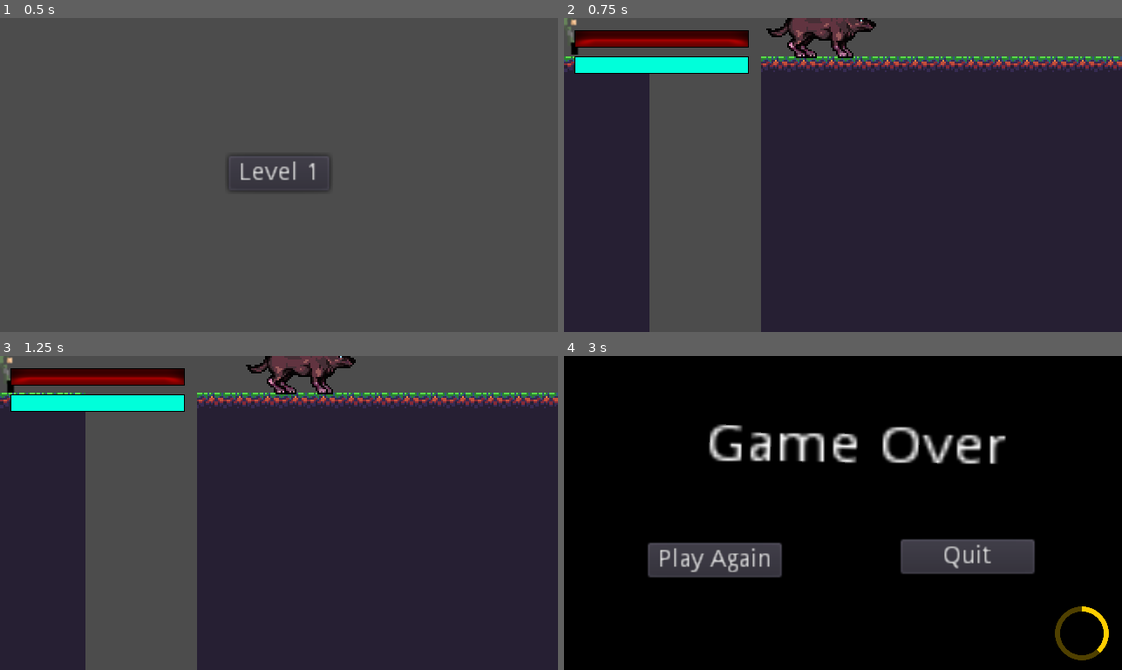
Above: before the commit, frames 1-4 (two rows, left to right).
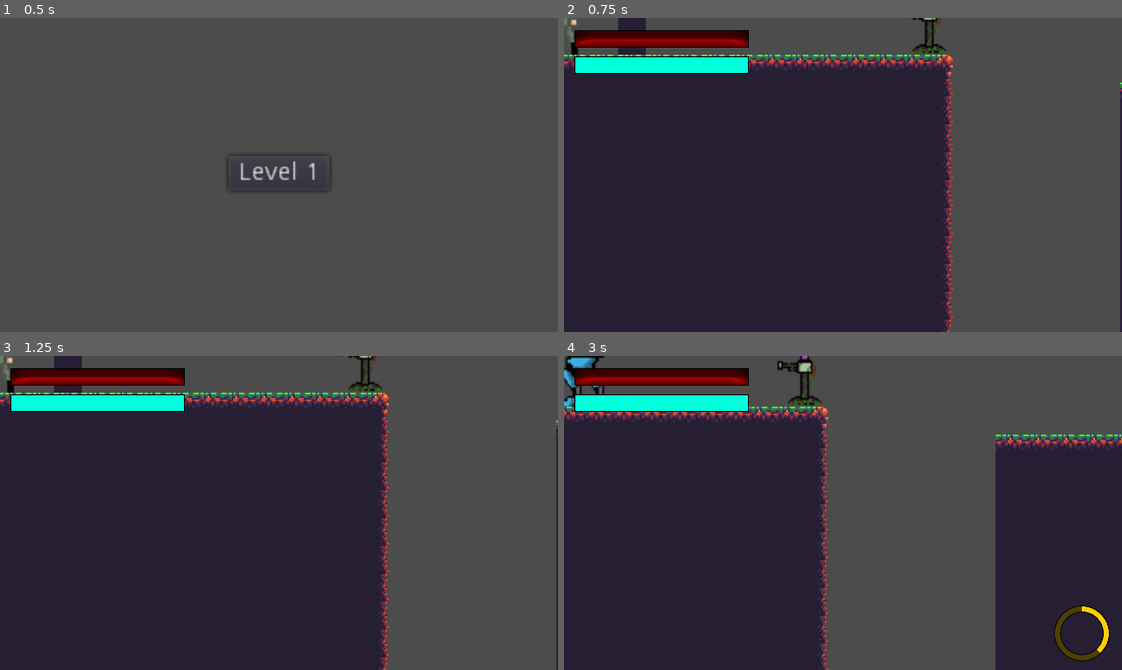
Above: after the commit, the same moments.

Repository: Zoofule/COM_419
Game: Godot game, scene res://Levels/MainScene.tscn
Two runs of this game, one before a commit and one after it. Both use one fixed random seed, a clock stepped at 60 frames per second and the inputs below.
Inputs (mouse positions are in pixels of both pictures, inside the frame that each line leads up to):
- Up to frame 1 (0.5 s): no input
- Up to frame 2 (0.75 s): click "Level 1" at 0.5 s
- Up to frame 3 (1.25 s): no input
- Up to frame 4 (3 s): move the mouse to (965, 497) at 1.27 s; hold Shift (Run) 1.28-2.03 s; hold Right (ui_right) 1.28-2.78 s; click (965, 497) at 1.42 s; tap Up (ui_up) at 1.52, 2.27 s; move the mouse to (731, 528) at 2.02 s; tap Z (attack) at 2.1 s; click (731, 528) at 2.17 s; move the mouse to (898, 443) at 2.77 s; hold Left (ui_left) from 2.78 s (still down); hold X (toggle) from 2.78 s (still down); click (898, 443) at 2.92 s

Frame 1 is identical in both runs. In frame 2, 47% of the frame differs, in the area x 0-100%, y 0-100%; in frame 3, 47%; in frame 4, 95%.

Commit message:
Turret first demo
Turret, only shots in one direction

Diff:
--- a/Levels/StageOne.tscn
+++ b/Levels/StageOne.tscn
@@ -7,6 +7,7 @@
 [ext_resource path="res://prefab/wolf.tscn" type="PackedScene" id=5]
 [ext_resource path="res://prefab/StoneGolem.tscn" type="PackedScene" id=6]
 [ext_resource path="res://prefab/ChargePickup.tscn" type="PackedScene" id=7]
+[ext_resource path="res://prefab/Turret.tscn" type="PackedScene" id=8]
 
 [sub_resource type="RectangleShape2D" id=1]
 extents = Vector2( 1100, 70 )
@@ -20,7 +21,7 @@
 show_collision = true
 collision_mask = 2
 format = 1
-tile_data = PoolIntArray( -589805, 1073741824, 65546, -58980 …(1741 unchanged characters)… 073741824, 11, -262115, 1073741824, 12, 131094, 0, 10, 131095, 0, 11, 131096, 0, …(18695 unchanged characters)…
+tile_data = PoolIntArray( -589805, 1073741824, 65546, -58980 …(1741 unchanged characters)… 073741824, 11, -262115, 1073741824, 12, 48, 0, 65547, 65584, 0, 65547, 131094, 0, 10, 131095, 0, 11, 131096, 0, …(18695 unchanged characters)…
 
 [node name="deathPit" type="Area2D" parent="."]
 collision_layer = 0
@@ -39,10 +40,10 @@
 position = Vector2( 1680, 24 )
 
 [node name="StoneGolem" parent="enemies" instance=ExtResource( 6 )]
-position = Vector2( 1086, 36 )
+position = Vector2( 1136, 38 )
 
 [node name="player" parent="." instance=ExtResource( 1 )]
-position = Vector2( 1279, 17 )
+position = Vector2( 737, 7 )
 
 [node name="HealthPickup" parent="." instance=ExtResource( 3 )]
 position = Vector2( 577, 14 )
@@ -50,4 +51,7 @@
 [node name="ChargePickup" parent="." instance=ExtResource( 7 )]
 position = Vector2( 526, 14 )
 
+[node name="Turret" parent="." instance=ExtResource( 8 )]
+position = Vector2( 944, 16 )
+
 [connection signal="area_entered" from="deathPit" to="player" method="death"]
--- /dev/null
+++ b/prefab/Turret.gd
@@ -0,0 +1,47 @@
+extends StaticBody2D
+
+signal startTimer()
+
+export var rotateSpeed := 90.0
+onready var ray = $pointer/RayCast2D
+onready var pointer = $pointer
+onready var shotPosition = $pointer/Position2D
+onready var shotTimer = $shotTimer
+onready var animationPlayer = $AnimationPlayer
+onready var searchSprite = $SearchingSprite
+onready var alertSprite = $AlertSprite
+onready var turretShot = preload("res://prefab/TurretShot.tscn")
+var canShoot = true
+
+func _ready():
+	animationPlayer.play("TurretSearch")
+
+func _process(delta):
+	#pointer.rotation_degrees += rotateSpeed * delta
+	if ray.is_colliding():
+		if ray.get_collider().is_in_group("Player"):
+			if canShoot:
+				if animationPlayer.current_animation != "TurretAlert":
+					animationPlayer.play("TurretAlert")
+					alertSprite.show()
+					searchSprite.hide()
+		elif animationPlayer.current_animation == "TurretAlert":
+			animationPlayer.play("TurretSearch")
+			alertSprite.hide()
+			searchSprite.show()
+
+
+func shoot():
+	var temp = turretShot.instance()
+	add_child(temp)
+	temp.global_position = shotPosition.global_position
+	temp.rotation_degrees = ray.rotation_degrees
+	temp._set_direction(-1)
+	canShoot = false
+	emit_signal("startTimer")
+
+
+
+
+func _on_shotTimer_timeout():
+	canShoot = true
--- /dev/null
+++ b/prefab/Turret.tscn
@@ -0,0 +1,153 @@
+[gd_scene load_steps=8 format=2]
+
+[ext_resource path="res://textures/Sentry_alert.png" type="Texture" id=1]
+[ext_resource path="res://textures/Sentry_searching.png" type="Texture" id=2]
+[ext_resource path="res://prefab/Turret.gd" type="Script" id=3]
+
+[sub_resource type="RectangleShape2D" id=1]
+extents = Vector2( 11.5, 15 )
+
+[sub_resource type="Animation" id=2]
+length = 0.001
+tracks/0/type = "value"
+tracks/0/path = NodePath("AlertSprite:hframes")
+tracks/0/interp = 1
+tracks/0/loop_wrap = true
+tracks/0/imported = false
+tracks/0/enabled = true
+tracks/0/keys = {
+"times": PoolRealArray( 0 ),
+"transitions": PoolRealArray( 1 ),
+"update": 0,
+"values": [ 3 ]
+}
+tracks/1/type = "value"
+tracks/1/path = NodePath("AlertSprite:frame")
+tracks/1/interp = 1
+tracks/1/loop_wrap = true
+tracks/1/imported = false
+tracks/1/enabled = true
+tracks/1/keys = {
+"times": PoolRealArray( 0 ),
+"transitions": PoolRealArray( 1 ),
+"update": 0,
+"values": [ 0 ]
+}
+tracks/2/type = "value"
+tracks/2/path = NodePath("SearchingSprite:frame")
+tracks/2/interp = 1
+tracks/2/loop_wrap = true
+tracks/2/imported = false
+tracks/2/enabled = true
+tracks/2/keys = {
+"times": PoolRealArray( 0 ),
+"transitions": PoolRealArray( 1 ),
+"update": 0,
+"values": [ 0 ]
+}
+tracks/3/type = "value"
+tracks/3/path = NodePath(".:script")
+tracks/3/interp = 1
+tracks/3/loop_wrap = true
+tracks/3/imported = false
+tracks/3/enabled = true
+tracks/3/keys = {
+"times": PoolRealArray( 0 ),
+"transitions": PoolRealArray( 1 ),
+"update": 0,
+"values": [ ExtResource( 3 ) ]
+}
+
+[sub_resource type="Animation" id=3]
+resource_name = "TurretAlert"
+length = 0.86
+loop = true
+step = 0.01
+tracks/0/type = "value"
+tracks/0/path = NodePath("AlertSprite:frame")
+tracks/0/interp = 1
+tracks/0/loop_wrap = true
+tracks/0/imported = false
+tracks/0/enabled = true
+tracks/0/keys = {
+"times": PoolRealArray( 0, 0.1, 0.2, 0.3, 0.4, 0.5, 0.6, 0.7, 0.8 ),
+"transitions": PoolRealArray( 1, 1, 1, 1, 1, 1, 1, 1, 1 ),
+"update": 1,
+"values": [ 1, 2, 3, 4, 5, 6, 7, 8, 9 ]
+}
+tracks/1/type = "method"
+tracks/1/path = NodePath(".")
+tracks/1/interp = 1
+tracks/1/loop_wrap = true
+tracks/1/imported = false
+tracks/1/enabled = true
+tracks/1/keys = {
+"times": PoolRealArray( 0.86 ),
+"transitions": PoolRealArray( 1 ),
+"values": [ {
+"args": [  ],
+"method": "shoot"
+} ]
+}
+
+[sub_resource type="Animation" id=4]
+resource_name = "TurretSearch"
+length = 0.6
+loop = true
+tracks/0/type = "value"
+tracks/0/path = NodePath("SearchingSprite:frame")
+tracks/0/interp = 1
+tracks/0/loop_wrap = true
+tracks/0/imported = false
+tracks/0/enabled = true
+tracks/0/keys = {
+"times": PoolRealArray( 0, 0.1, 0.2, 0.3 ),
+"transitions": PoolRealArray( 1, 1, 1, 1 ),
+"update": 1,
+"values": [ 0, 1, 2, 3 ]
+}
+
+[node name="Turret" type="StaticBody2D"]
+collision_layer = 8
+collision_mask = 0
+script = ExtResource( 3 )
+
+[node name="AlertSprite" type="Sprite" parent="."]
+visible = false
+texture = ExtResource( 1 )
+hframes = 3
+vframes = 4
+
+[node name="CollisionShape2D" type="CollisionShape2D" parent="."]
+visible = false
+position = Vector2( -1.5, 0 )
+shape = SubResource( 1 )
+
+[node name="AnimationPlayer" type="AnimationPlayer" parent="."]
+anims/RESET = SubResource( 2 )
+anims/TurretAlert = SubResource( 3 )
+anims/TurretSearch = SubResource( 4 )
+
+[node name="SearchingSprite" type="Sprite" parent="."]
+texture = ExtResource( 2 )
+hframes = 2
+vframes = 3
+
+[node name="pointer" type="Node2D" parent="."]
+
+[node name="RayCast2D" type="RayCast2D" parent="pointer"]
+position = Vector2( 0, -7 )
+enabled = true
+cast_to = Vector2( -300, 0 )
+collision_mask = 17
+collide_with_areas = true
+
+[node name="Position2D" type="Position2D" parent="pointer"]
+position = Vector2( -11, -7 )
+
+[node name="shotTimer" type="Timer" parent="."]
+wait_time = 0.5
+one_shot = true
+
+[connection signal="startTimer" from="." to="shotTimer" method="start"]
+[connection signal="timeout" from="shotTimer" to="." method="_on_shotTimer_timeout"]
--- /dev/null
+++ b/prefab/TurretShot.tscn
@@ -0,0 +1,31 @@
+[gd_scene load_steps=5 format=2]
+
+[ext_resource path="res://textures/missle.png" type="Texture" id=1]
+[ext_resource path="res://scripts/DamageArea.gd" type="Script" id=2]
+[ext_resource path="res://scripts/MechRangedAttack.gd" type="Script" id=3]
+
+[sub_resource type="CapsuleShape2D" id=1]
+radius = 2.0
+height = 4.0
+
+[node name="TurretShot" type="Node2D"]
+script = ExtResource( 3 )
+speed = 200
+
+[node name="Area2D" type="Area2D" parent="."]
+collision_layer = 0
+collision_mask = 16
+script = ExtResource( 2 )
+playerDamage = 1.0
+
+[node name="CollisionShape2D" type="CollisionShape2D" parent="Area2D"]
+rotation = 1.5708
+shape = SubResource( 1 )
+
+[node name="Sprite" type="Sprite" parent="."]
+scale = Vector2( 0.063, 0.063 )
+texture = ExtResource( 1 )
+flip_h = true
+
+[connection signal="area_entered" from="Area2D" to="." method="delete"]
+[connection signal="area_entered" from="Area2D" to="Area2D" method="_on_DamageArea_area_entered"]
--- a/prefab/player.tscn
+++ b/prefab/player.tscn
@@ -26,7 +26,7 @@
 collision_mask = 9
 script = ExtResource( 4 )
 
-[node name="PlayerHitbox" type="Area2D" parent="."]
+[node name="PlayerHitbox" type="Area2D" parent="." groups=["Player"]]
 position = Vector2( 1, 0 )
 collision_layer = 16
 collision_mask = 0
--- a/scripts/MechRangedAttack.gd
+++ b/scripts/MechRangedAttack.gd
@@ -1,10 +1,10 @@
 extends Node2D
-const SPEED = 100
+export var speed = 100
 var velocity = Vector2.ZERO
 var direction = 1
 
 func _physics_process(delta):
-	velocity.x = SPEED * delta * direction
+	velocity.x = speed * delta * direction
 	translate(velocity)
 
 func _set_direction(dir):
Not shown: 1 places in Levels/StageOne.tscn that only renumber resources
Binary file added: textures/Sentry_searching.png
Not shown, added: textures/Sentry_searching.png.import
Binary file added: textures/missle.png
Not shown, added: textures/missle.png.import
